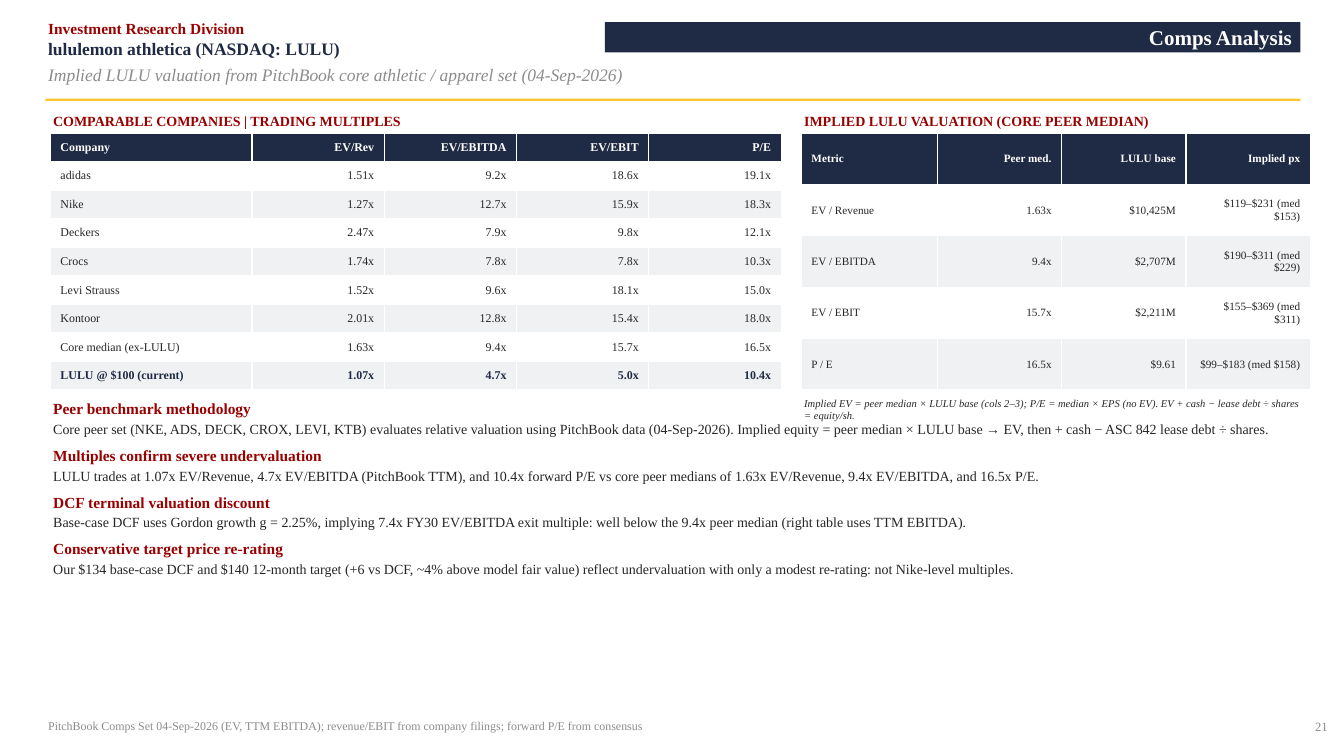
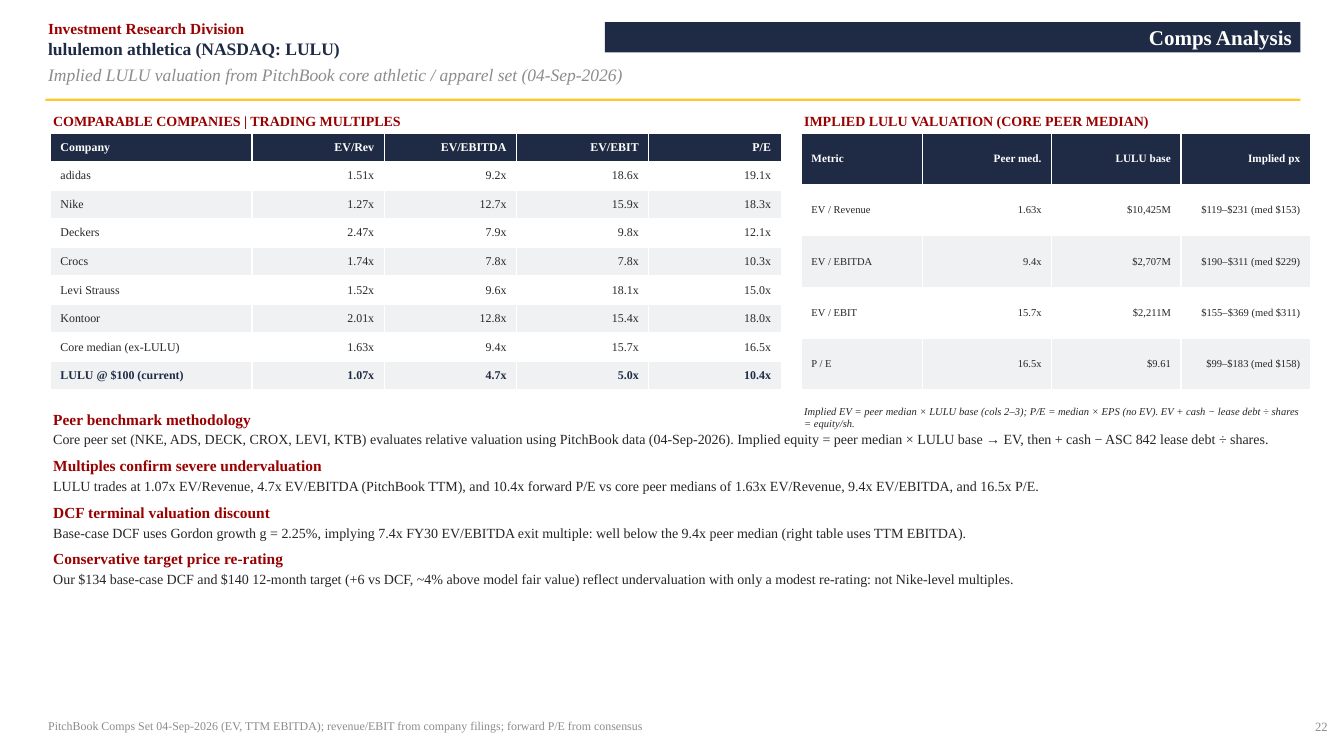
Before and after one commit to vengeanceaiUSC/RM, a slide deck: slide 23 of LULU/LULU_Investment_Pitch_Deck.pptx (slide 22 before the commit). Drawn at 1344x756 pixels with LibreOffice and Linux fonts; fonts in the diff are those of the drawing. Boxes give left, top, right and bottom in pixels: in the first picture for what was removed or moved away, otherwise in the second. Text is boxed around its words. In the diff, an @@ line names an element or a change of style, - is before the commit and + after.

```diff
--- a/LULU/LULU_Investment_Pitch_Deck.pptx
+++ b/LULU/LULU_Investment_Pitch_Deck.pptx
@@ table at box(802, 133, 1310, 390) @@
@@ size 8 to 7.5 pt in "EV / Revenue", "1.63x", "$10,425M", "$119–$231 (med $153)" and 12 more places @@
@@ text "Peer benchmark methodology": place and size @@
-text "Peer benchmark methodology" at box(53, 403, 1268, 577)
+text "Peer benchmark methodology" at box(53, 414, 1268, 587)
@@ text "Implied EV = peer median ...": place and size @@
-text "Implied EV = peer median ..." at box(804, 399, 1299, 422)
+text "Implied EV = peer median ..." at box(804, 407, 1299, 430)
@@ text at box(1315, 723, 1328, 731): text changed @@
-21
+22
```
Also in this commit, not shown: 10 other slides changed, 12 slides added, 11 slides removed, 2 other files.
